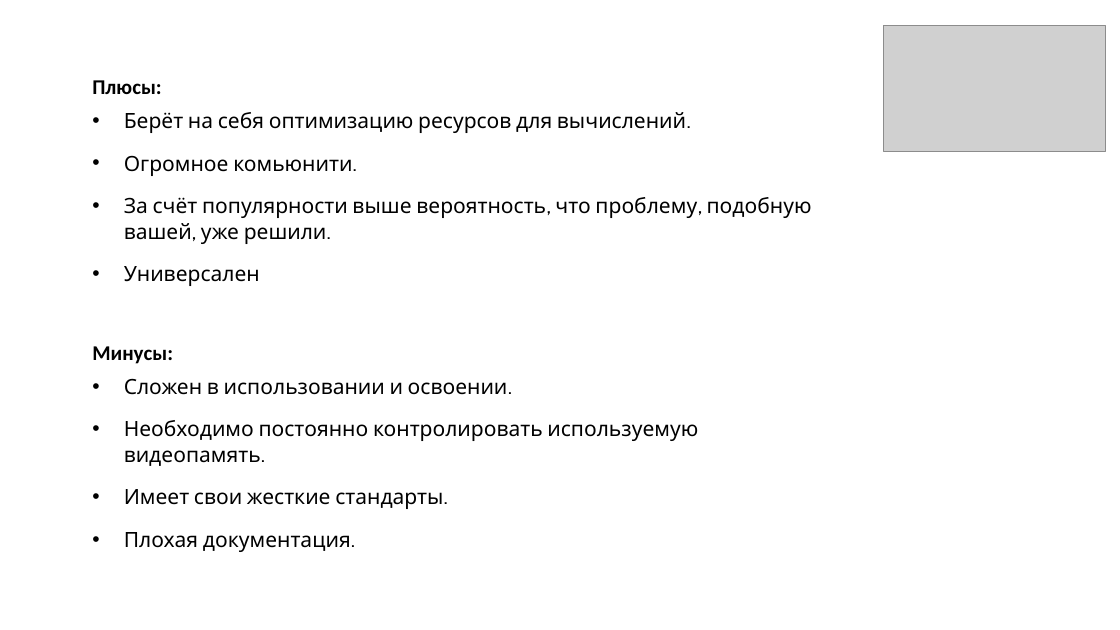
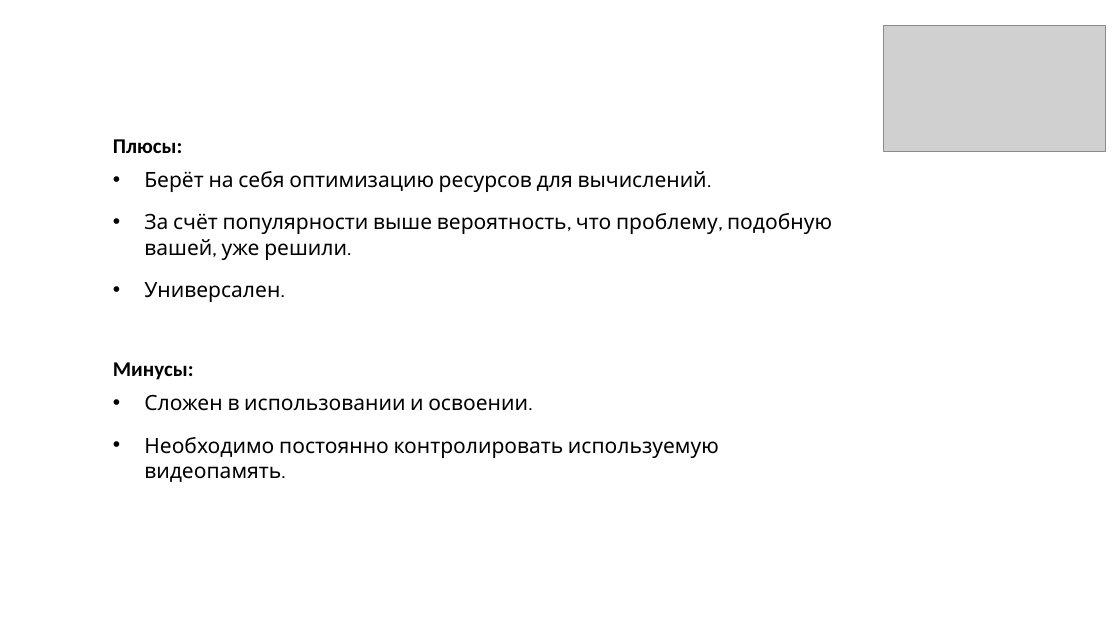
Before and after one commit to dsyt17/works, a slide deck: slide 11 of Прочее/Гончаров_11_тема/Гончаров_11_тема.pptx. Drawn at 1120x630 pixels with LibreOffice and Linux fonts; fonts in the diff are those of the drawing; grey boxes stand for pictures. Boxes give left, top, right and bottom in pixels: in the first picture for what was removed or moved away, otherwise in the second. Text is boxed around its words. In the diff, an @@ line names an element or a change of style, - is before the commit and + after.

```diff
--- a/Прочее/Гончаров_11_тема/Гончаров_11_тема.pptx
+++ b/Прочее/Гончаров_11_тема/Гончаров_11_тема.pptx
@@ text "Плюсы:": place and size @@
-text "Плюсы:" at (92,80,812,552)
+text "Плюсы:" at (113,139,832,482)
@@ text at (124,155,352,176): paragraph removed @@
-• Огромное комьюнити.
@@ text at (144,282,280,302): text changed @@
-• Универсален
+• Универсален.
@@ text at (124,489,443,552): paragraphs removed @@
-• Имеет свои жесткие стандарты.
-• Плохая документация.
```
Also in this commit, not shown: 1 other slide changed, 3 slides added.
